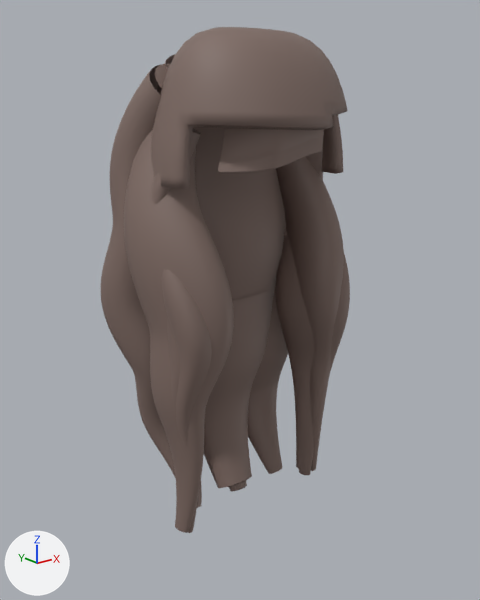
Renders of the glTF model tools/figure/assets/long-wave/candidate/hair_long_wave.glb from each side of a commit.
The view is the same before and after, from a 50 mm lens placed at (-3.54, -4.24, 0.85), pointed at (-0.01, 0.16, -0.92). The axes (+X, +Y, +Z) are drawn at lower left. The lights are the same throughout. The first picture is the older version. Vertices at exactly the same position are counted once.

In view in the first picture: 'hair_back_l', 'hair_back_r', 'hair_bang', 'hair_front_l', 'hair_front_l2', 'hair_front_r', 'hair_front_r2', 'hair_inner', 'hair_mid_l', 'hair_mid_r', 'hair_scalp' and 1 more.
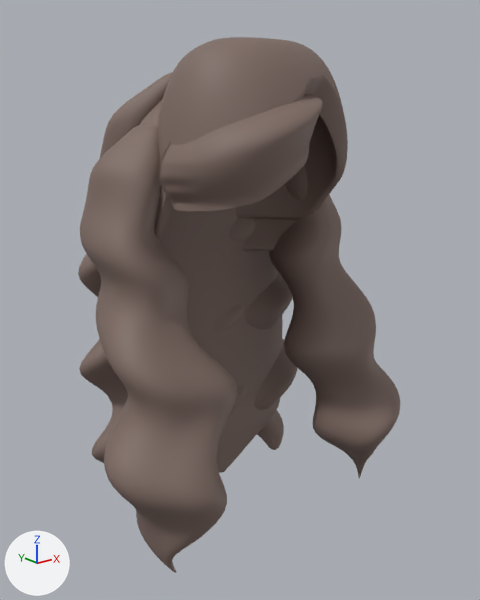
Patch to the scene script:
```diff
--- a/tools/figure/assets/long-wave/candidate/hair_long_wave.glb.py
+++ b/tools/figure/assets/long-wave/candidate/hair_long_wave.glb.py
@@ me_hair_scalp @@
-me_hair_scalp.from_pydata(...)  # 1326 vertices, 2648 faces; spans x -0.9..0.9, y -0.71..0.8, z -0.18..1.3
+me_hair_scalp.from_pydata(...)  # 32706 vertices, 65408 faces; spans x -0.85..0.86, y -0.61..0.83, z -0.32..1.24
+# me_hair_scalp part 1: 4 vertices moved within x -0.33..0.49, y 0.08..0.79, z 0.16..1.21; 1313 vertices removed from x -0.9..0.9, y -0.71..0.8, z -0.18..1.3; 32693 vertices added at x -0.85..0.86, y -0.61..0.83, z -0.32..1.24
 me_hair_scalp.materials.append(mat_hair)
@@ me_hair_bang @@
-me_hair_bang.from_pydata(...)  # 9826 vertices, 19648 faces; spans x -0.579..0.238, y -0.583..-0.266, z 0.284..0.751
+me_hair_bang.from_pydata(...)  # 12258 vertices, 24512 faces; spans x -0.909..0.227, y -0.769..0.0, z -0.012..0.856
+# me_hair_bang part 2: 9826 vertices removed from x -0.579..0.238, y -0.583..-0.266, z 0.284..0.751; 12258 vertices added at x -0.909..0.227, y -0.769..0.0, z -0.012..0.856
 me_hair_bang.materials.append(mat_hair)
@@ me_hair_back_l_001 @@
-me_hair_back_l_001.from_pydata(...)  # 3072 vertices, 6044 faces; spans x -1.06..0.11, y 0.16..1.13, z -2.9..1.06
+me_hair_back_l_001.from_pydata(...)  # 3214 vertices, 6424 faces; spans x -1.26..-0.03, y 0.41..1.31, z -2.88..1.0
+# me_hair_back_l_001 part 3: 1 vertex moved within x -0.42, y 0.9, z -1.49; 3047 vertices removed from x -1.06..0.11, y 0.16..1.13, z -2.9..1.06; 3213 vertices added at x -1.26..-0.03, y 0.41..1.31, z -2.88..1.0
+# other edits to the shape of me_hair_back_l_001 do not show in these pictures
 me_hair_back_l_001.materials.append(mat_hair)
@@ me_hair_back_r_001 @@
-me_hair_back_r_001.from_pydata(...)  # 3072 vertices, 6044 faces; spans x -0.09..1.08, y 0.15..1.14, z -2.91..1.05
+me_hair_back_r_001.from_pydata(...)  # 3214 vertices, 6424 faces; spans x 0.04..1.2, y 0.41..1.31, z -2.88..1.0
+# me_hair_back_r_001 part 4: 3047 vertices removed from x -0.09..1.08, y 0.15..1.14, z -2.9..1.05; 3213 vertices added at x 0.04..1.2, y 0.41..1.31, z -2.88..1.0
+# other edits to the shape of me_hair_back_r_001 do not show in these pictures
 me_hair_back_r_001.materials.append(mat_hair)
@@ ob_hair_inner @@
-ob_hair_inner = bpy.data.objects.new('hair_inner', me_hair_inner_001)
@@ ob_hair_front_l @@
-ob_hair_front_l = bpy.data.objects.new('hair_front_l', me_hair_front_l)
@@ ob_hair_front_r @@
-ob_hair_front_r = bpy.data.objects.new('hair_front_r', me_hair_front_r)
@@ ob_hair_front_r2 @@
-ob_hair_front_r2 = bpy.data.objects.new('hair_front_r2', me_hair_front_r2)
@@ ob_hair_mid_l @@
-ob_hair_mid_l = bpy.data.objects.new('hair_mid_l', me_hair_mid_l_001)
@@ ob_hair_mid_r @@
-ob_hair_mid_r = bpy.data.objects.new('hair_mid_r', me_hair_mid_r_001)
@@ ob_hair_nape @@
+ob_hair_nape = bpy.data.objects.new('hair_nape', me_hair_nape_001)  # 4090 vertices, 8176 faces; spans x -0.8..0.98, y 0.43..1.0, z -2.82..0.66; in mat_hair (brown #7e6a63)
+ob_hair_nape.location = (0.0, 0.0, 0.0)
@@ ob_hair_side_r @@
+ob_hair_side_r = bpy.data.objects.new('hair_side_r', me_hair_side_r_001)  # 3038 vertices, 6072 faces; spans x 0.41..1.43, y -0.8..0.75, z -2.88..0.6; in mat_hair (brown #7e6a63)
+ob_hair_side_r.location = (0.0, 0.0, 0.0)
@@ ob_hair_side_l @@
+ob_hair_side_l = bpy.data.objects.new('hair_side_l', me_hair_side_l_001)  # 3038 vertices, 6072 faces; spans x -1.59..-0.45, y -0.78..0.73, z -2.88..0.6; in mat_hair (brown #7e6a63)
+ob_hair_side_l.location = (0.0, 0.0, 0.0)
```

Changed parts and their boxes (x1, y1, x2, y2) in the pictures (480 x 600 px):
'hair_side_l', added (brown)
    after: (80, 125, 237, 573)
'hair_scalp', reshaped
    before: (151, 27, 348, 189)
    after: (155, 37, 348, 239)
'hair_side_r', added (brown)
    after: (269, 166, 400, 478)
'hair_mid_l', deleted (brown)
    before: (124, 130, 234, 533)
'hair_inner', deleted (brown)
    before: (157, 55, 284, 488)
'hair_nape', added
    after: (159, 206, 283, 473)
'hair_back_l', reshaped
    before: (101, 64, 202, 508)
    after: (78, 72, 173, 463)
'hair_bang', reshaped
    before: (218, 128, 324, 172)
    after: (159, 94, 323, 212)
'hair_mid_r', deleted (brown)
    before: (276, 157, 344, 471)
'hair_back_r', reshaped
    before: (247, 194, 288, 474)
    after: (229, 218, 297, 450)
'hair_front_l', deleted (brown)
    before: (151, 129, 212, 533)
'hair_front_r', deleted (brown)
    before: (275, 147, 350, 475)
'hair_front_r2', deleted (brown)
    before: (280, 228, 308, 470)
'hair_occipital', unchanged, uncovered by the edit
    before: (284, 229, 287, 237)
    after: (140, 100, 295, 251)
